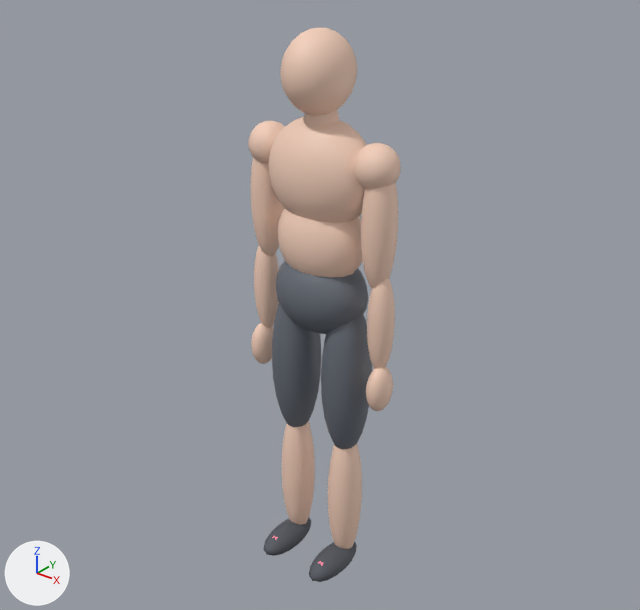
One commit to the glTF model public/models/press.glb: the scene before it, then after it.
Rendered twice from a 50 mm camera at (1.511, -1.895, 2.116) aimed at (0.051, -0.07, 0.984). The lights are fixed; the arrows at lower left show +X, +Y and +Z. The picture after the commit comes second.

Names of what the first picture shows: 'Human'.
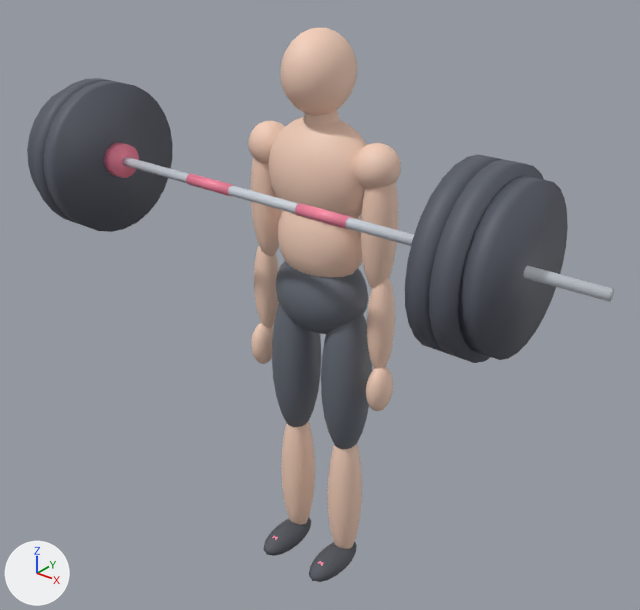
Changed parts and their boxes [x1, y1, x2, y2] in the pictures (640 x 610 px):
'bar', added: after [27, 78, 614, 363]
    faces in mat_plate (dark grey #595d69): [27, 78, 568, 363]
    faces in mat_steel (light grey #ced4dd): [122, 157, 614, 302]
    faces in mat_bar_accent (pink #fa88a4): [104, 143, 352, 229]

Diff of the bpy script that builds the scene:
```diff
--- a/public/models/press.glb.py
+++ b/public/models/press.glb.py
@@ mat_plate @@
+mat_plate = principled_material('plate')
+mat_plate.base_color = (0.1, 0.11, 0.14)  # dark grey #595d69
+mat_plate.roughness = 0.6
@@ mat_bar_accent @@
+mat_bar_accent = principled_material('bar_accent')
+mat_bar_accent.base_color = (0.957, 0.247, 0.369)  # pink #fa88a4
+mat_bar_accent.roughness = 0.4
@@ mat_steel @@
+mat_steel = principled_material('steel')
+mat_steel.base_color = (0.62, 0.66, 0.72)  # light grey #ced4dd
+mat_steel.roughness = 0.35
@@ me_cylinder_022 @@
+me_cylinder_022.from_pydata(...)  # 512 vertices, 980 faces; spans x -0.95..0.95, y -0.47..-0.02, z 1.12..1.57
+# faces by material slot: [92, 240, 648]
+me_cylinder_022.materials.append(mat_steel)  # light grey #ced4dd
+me_cylinder_022.materials.append(mat_bar_accent)  # pink #fa88a4
+me_cylinder_022.materials.append(mat_plate)  # dark grey #595d69
@@ ob_bar @@
+ob_bar = bpy.data.objects.new('bar', me_cylinder_022)
+ob_bar.location = (0.0, 0.0, 0.0)
```
